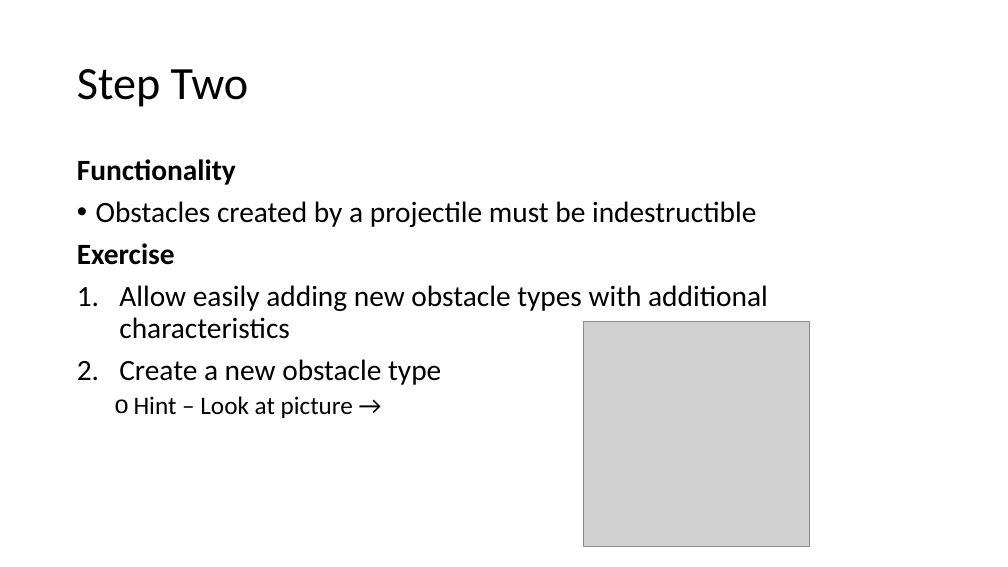
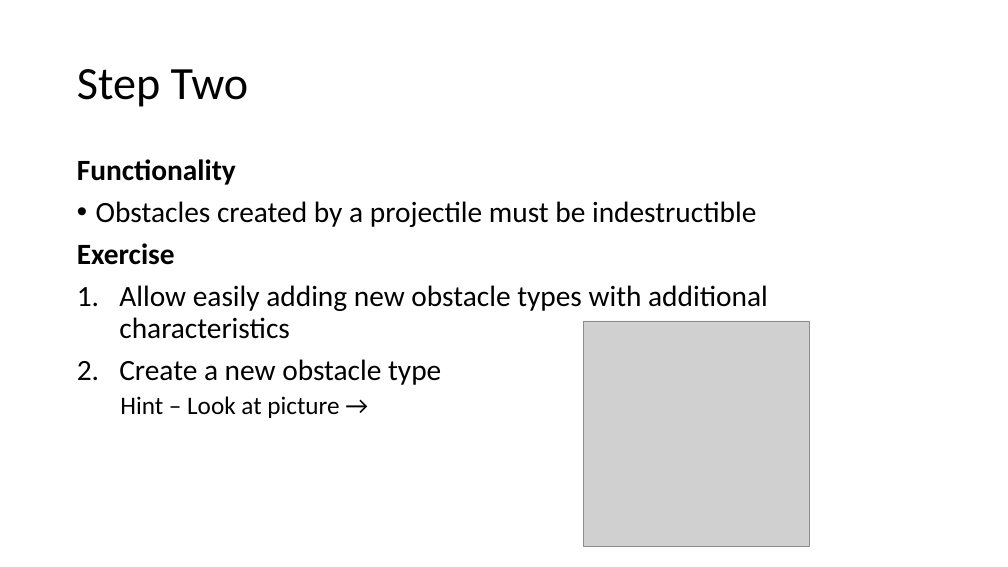
Before and after one commit to PhilipJordan/SOLID, a slide deck: slide 10 of Presentations/OCP Redux.pptx. Drawn at 1008x567 pixels with LibreOffice and Linux fonts; fonts in the diff are those of the drawing; grey boxes stand for pictures; background and template pictures are left out. Boxes give left, top, right and bottom in pixels: in the first picture for what was removed or moved away, otherwise in the second. Text is boxed around its words. In the diff, an @@ line names an element or a change of style, - is before the commit and + after.

```diff
--- a/Presentations/OCP Redux.pptx
+++ b/Presentations/OCP Redux.pptx
@@ text at box(120, 396, 339, 418): bullet o to none @@
```
Also in this commit, not shown: 1 other slide changed, 1 other file.
